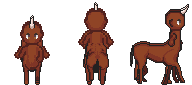
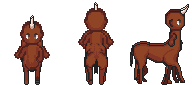
Comparing the layer stacks of the two 192×85 images. Changes:
painted on "F4" over [85, 43, 109, 85]
painted on "F2" over [83, 43, 107, 85]
